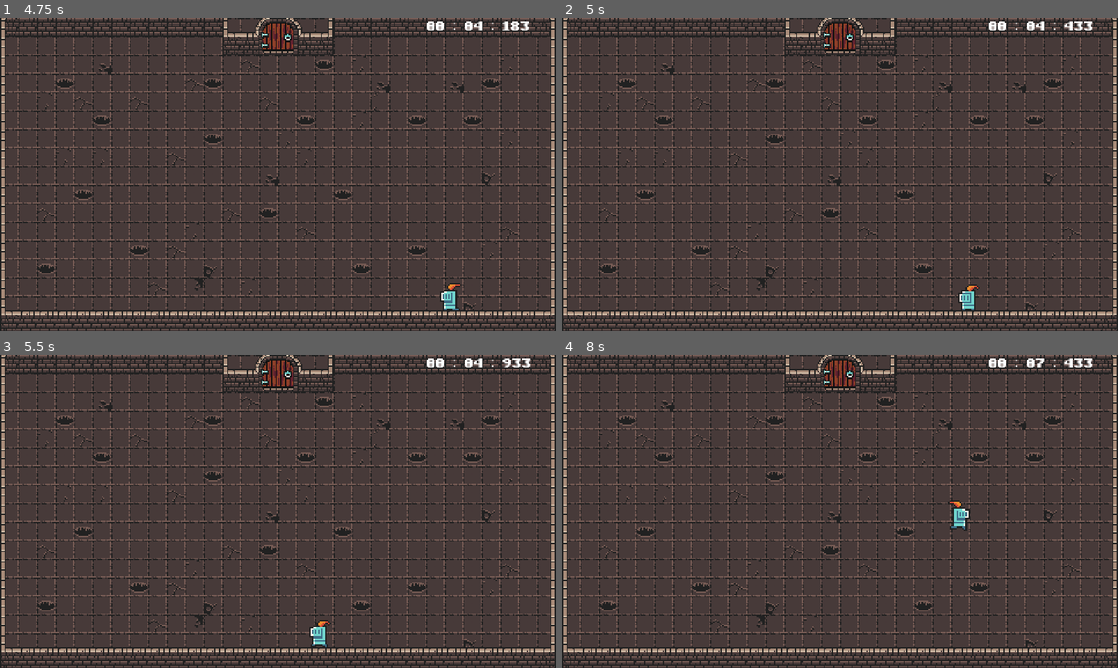
Above: before the commit, frames 1-4 (two rows, left to right).
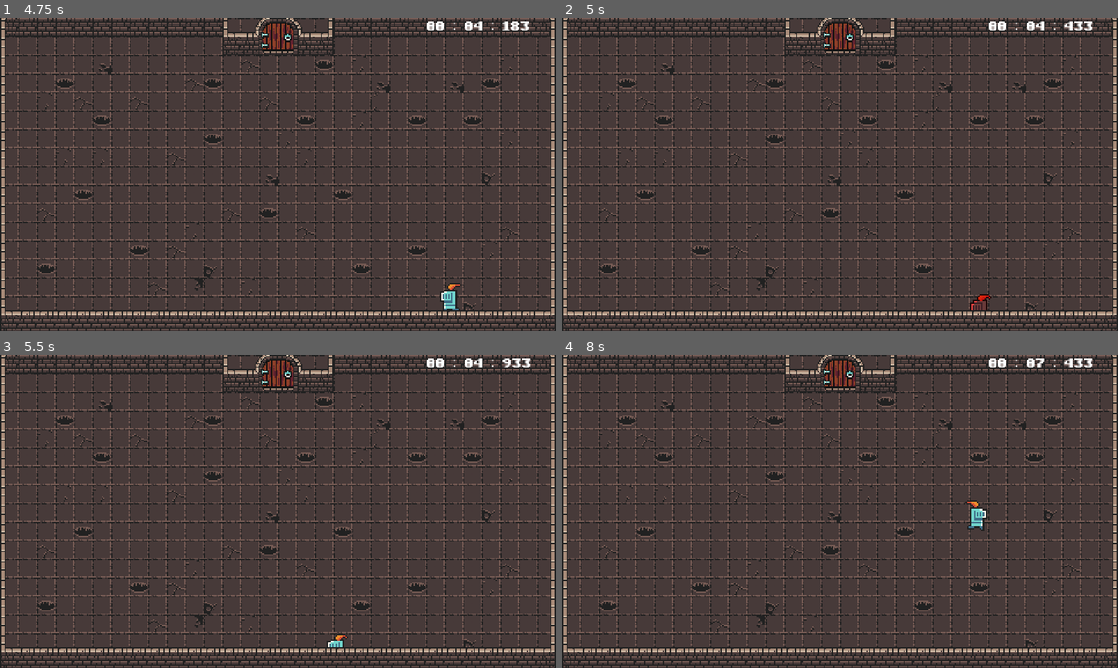
Above: after the commit, the same moments.

Repository: Thomas-Raveneau/SocialDungeons
Game: Godot game, scene res://Scenes/Menus/Main/Main.tscn
The game is run twice, just before and just after one commit, with the same random seed, the same clock (stepped at 60 frames per second) and the same inputs.
Inputs (mouse positions are in pixels of both pictures, inside the frame that each line leads up to):
- Up to frame 1 (4.75 s): click (278, 143) at 0.5 s; hold D (move_right) 1.28-2.03 s; tap Shift (action_dash) every 0.75 s from 1.35 to 4.35 s; hold S (move_down) 2.03-2.78 s; hold D (move_right) 2.78-3.53 s; hold Z (move_up) 3.53-4.28 s; hold Q (move_left) from 4.28 s (still down)
- Up to frame 2 (5 s): keep holding Q (move_left); tap ' (debug_button, bound only after the commit) at 4.9 s
- Up to frame 3 (5.5 s): keep holding Q (move_left); tap Shift (action_dash) at 5.1 s
- Up to frame 4 (8 s): release Q (move_left) at 5.78 s; hold S (move_down) 5.78-6.53 s; tap Shift (action_dash) at 5.85, 6.6, 7.35 s; hold D (move_right) 6.53-7.28 s; hold Z (move_up) from 7.28 s (still down)

Frame 1 is identical in both runs. In frame 2, 0.3% of the frame differs, in the area x 71-78%, y 85-94%; in frame 3, 0.3%; in frame 4, 0.5%, in the area x 69-77%, y 46-57%.

Commit message:
[UPDATE] - player knockback on death and no damage when already dead

Diff:
--- a/Scenes/Player/Player.gd
+++ b/Scenes/Player/Player.gd
@@ -35,6 +35,7 @@
 
 ################################################################################
 
+### PRIVATE ###
 func _ready() -> void:
 	dash_duration_timer.wait_time = DASH_DURATION
 	dash_cooldown_timer.wait_time = DASH_COOLDOWN
@@ -111,11 +112,16 @@
 	invicibility_timer.start()
 	is_invicible = true
 
+func _handle_damage_sound():
+	damage_sound.play()
+
+### PUBLIC ###
 func damage(damage_amount: int, damage_dir: Vector2) -> bool:
-	if (is_invicible):
+	if (is_invicible or !is_alive):
 		return false
 
-	damage_sound.play()
+	_handle_damage_animation(damage_dir)
+	_handle_damage_sound()
 
 	if (HEALTH - damage_amount <= 0):
 		HEALTH = 0
@@ -124,7 +130,6 @@
 	else:
 		HEALTH -= damage_amount
 		is_taking_damage = true
-		_handle_damage_animation(damage_dir)
 		_handle_invicibility()
 		return false
 
--- a/Scenes/Player/Player.tscn
+++ b/Scenes/Player/Player.tscn
@@ -44,7 +44,6 @@
 offset = Vector2( 0, -6 )
 
 [node name="Hitbox" type="CollisionShape2D" parent="."]
-visible = false
 position = Vector2( 0.811353, -5.28589 )
 shape = SubResource( 2 )
 one_way_collision_margin = 0.0
@@ -63,7 +62,6 @@
 one_shot = true
 
 [node name="VisibilityNotifier2D" type="VisibilityNotifier2D" parent="."]
-visible = false
 position = Vector2( 0.283154, -11.7984 )
 scale = Vector2( 0.509186, 0.518624 )
 
--- a/project.godot
+++ b/project.godot
@@ -54,6 +54,7 @@
 debug_button={
 "deadzone": 0.5,
 "events": [ Object(InputEventMouseButton,"resource_local_to_scene":false,"resource_name":"","device":0,"alt":false,"shi …(212 unchanged characters)…
+, Object(InputEventKey,"resource_local_to_scene":false,"resource_name":"","device":0,"alt":false,"shift":false,"control":false,"meta":false,"command":false,"pressed":false,"scancode":39,"unicode":0,"echo":false,"script":null)
  ]
 }
 
